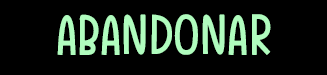
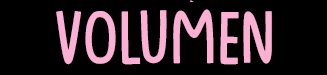
Before/after of a 327px x 75px layered artwork. What changed in the layer stack:
added layer "BotonVolumen" above "BotonAjustes" over left=56, top=0, right=272, bottom=65
added layer "BotonAjustes" above "BotonAtras" over left=56, top=0, right=272, bottom=65
added layer "BotonAtras" (1st of 2) above "BotonBorrar" over left=56, top=0, right=272, bottom=65
added layer "BotonBorrar" above "OptionsMainMenu" over left=56, top=0, right=272, bottom=65
